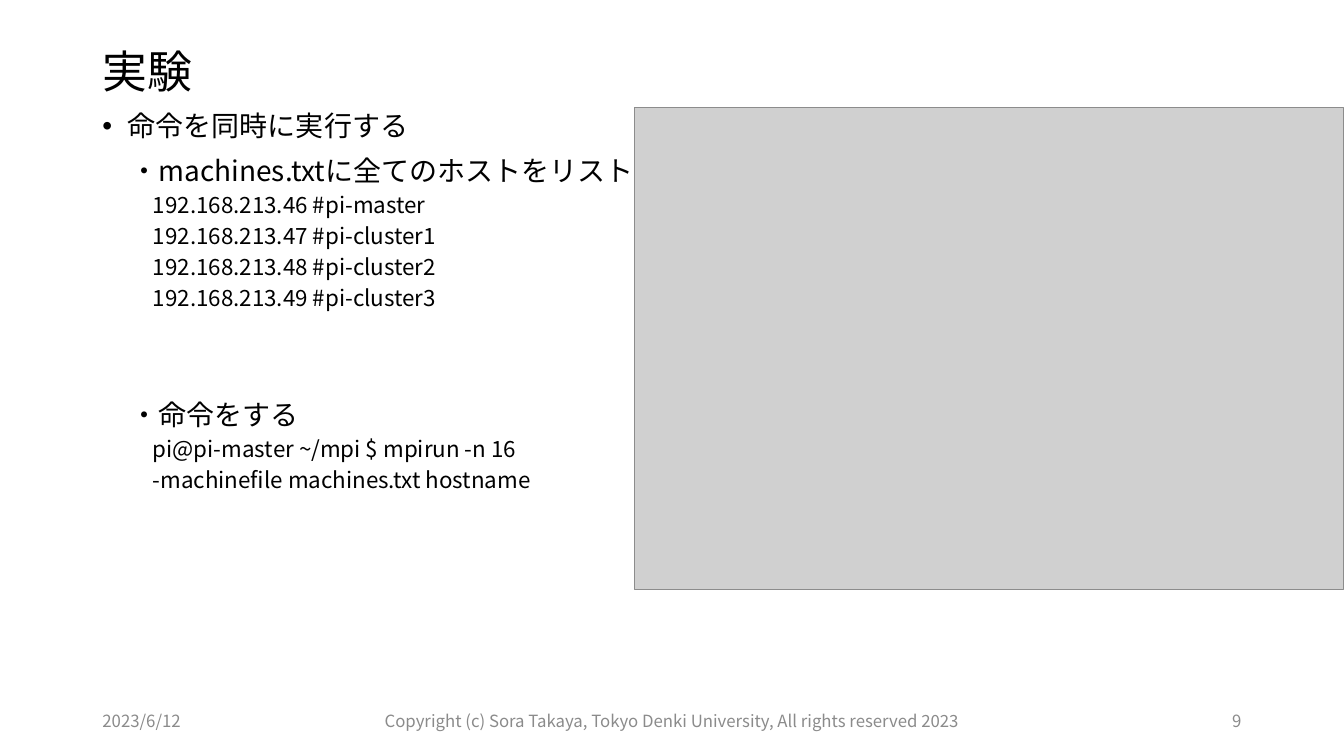
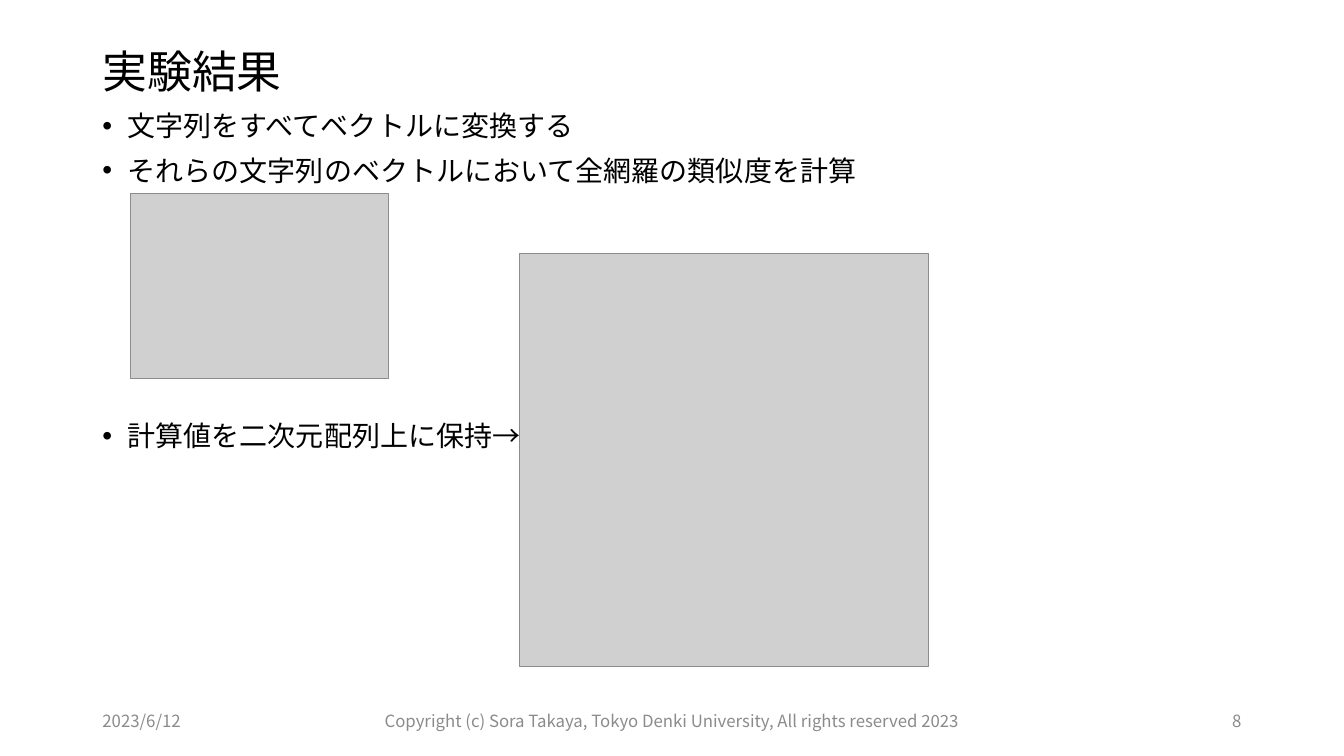
Before and after one commit to Tsora1216/Intelligent_Information_System_Lab, a slide deck: slide 8 of 990_【火】研究会/20230613_01_高矢_研究会/20230613_高矢_研究会.pptx (slide 9 before the commit). Drawn at 1344x756 pixels with LibreOffice and Linux fonts; fonts in the diff are those of the drawing; grey boxes stand for pictures. Boxes give left, top, right and bottom in pixels: in the first picture for what was removed or moved away, otherwise in the second. Text is boxed around its words. In the diff, an @@ line names an element or a change of style, - is before the commit and + after.

```diff
--- a/990_【火】研究会/20230613_01_高矢_研究会/20230613_高矢_研究会.pptx
+++ b/990_【火】研究会/20230613_01_高矢_研究会/20230613_高矢_研究会.pptx
@@ title at <box>102,50,281,92</box>: text changed @@
-実験
+実験結果
@@ text at <box>128,112,856,454</box>: text changed; size 16 to 20 pt @@
-• 命令を同時に実行する
-・machines.txtに全てのホストをリスト
-  192.168.213.46 #pi-master
-  192.168.213.47 #pi-cluster1
-  192.168.213.48 #pi-cluster2
-  192.168.213.49 #pi-cluster3
-・命令をする
-  pi@pi-master ~/mpi $ mpirun -n 16
-  -machinefile machines.txt hostname
+• 文字列をすべてベクトルに変換する
+• それらの文字列のベクトルにおいて全網羅の類似度を計算
+• 計算値を二次元配列上に保持→
@@ picture removed at <box>635,108,1344,590</box> @@
@@ picture added at <box>130,194,388,378</box> @@
@@ picture added at <box>520,253,929,666</box> @@
@@ page number at <box>1232,714,1241,727</box>: text changed @@
-9
+8
```
Also in this commit, not shown: 9 other slides changed, 2 slides added, 1 slide removed, 17 other files.
